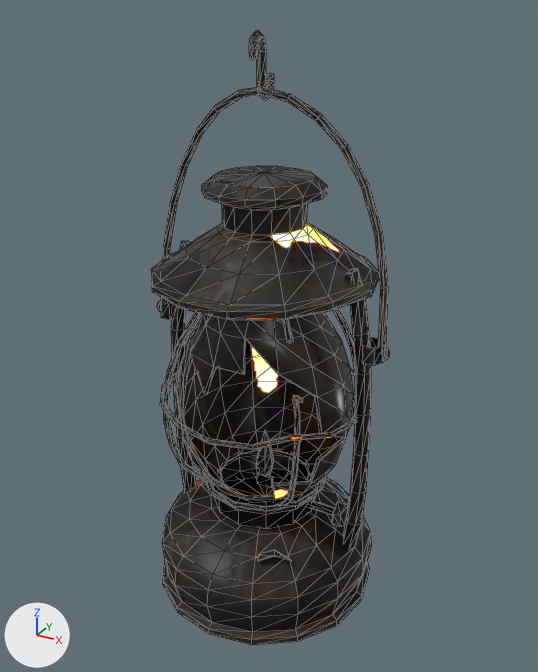
The glTF model render-output/b4-props/b4p_mine_lantern/b4p_mine_lantern.glb: old version first, new version second.
Before and after are seen from a camera (50 mm lens) standing at (0.218, -0.391, 0.389) and looking at (0.002, 0.002, 0.192). The lights are fixed; the arrows at lower left show +X, +Y and +Z. The first picture is the older version. Mesh edges are drawn as thin lines. Vertices at exactly the same position are counted once.

The first picture shows 'b4p_mine_lantern'.
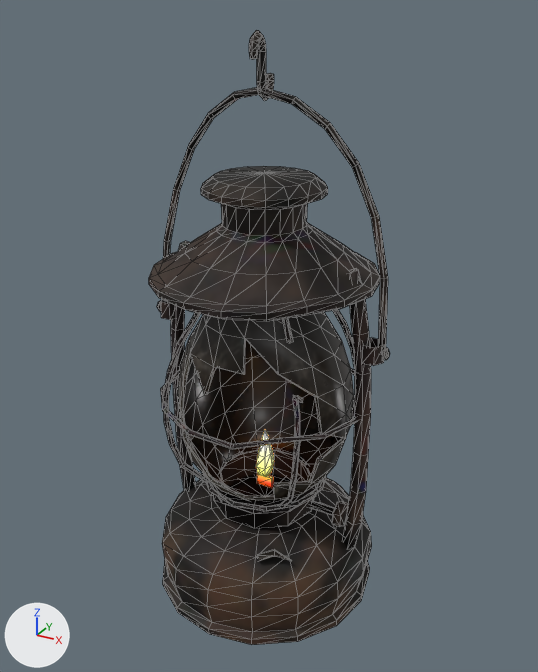
What the commit changed:
me_b4p_mine_lantern has 1344 vertices, 2548 faces and spans x -0.086..0.086, y -0.078..0.078, z 0.0..0.378.
me_b4p_mine_lantern is used by ob_b4p_mine_lantern; location (0.0, 0.0, 0.0).
me_b4p_mine_lantern part 1: 269 vertices moved from x -0.081..0.081, y -0.071..0.071, z 0.047..0.32 to x -0.081..0.081, y -0.071..0.072, z 0.047..0.331; 141 vertices removed from x -0.076..0.074, y -0.071..0.071, z 0.047..0.345; 141 vertices added at x -0.075..0.073, y -0.072..0.071, z 0.048..0.344.
me_b4p_mine_lantern part 2: 2099 kept faces spanning x -0.086..0.086, y -0.078..0.078, z 0.0..0.378 get new texture (UV) coordinates.

Changed parts and their boxes (x1, y1, x2, y2) in the pictures (538 x 672 px; the box of a moved part takes in the faces that stretch with it):
'b4p_mine_lantern', reshaped: before (151, 30, 390, 645); after (149, 30, 390, 645)
part 1 of me_b4p_mine_lantern, moved or reshaped: before (151, 87, 388, 549); after (149, 87, 388, 548)
part 2 of me_b4p_mine_lantern, surface changed: (151, 30, 390, 645) in both
